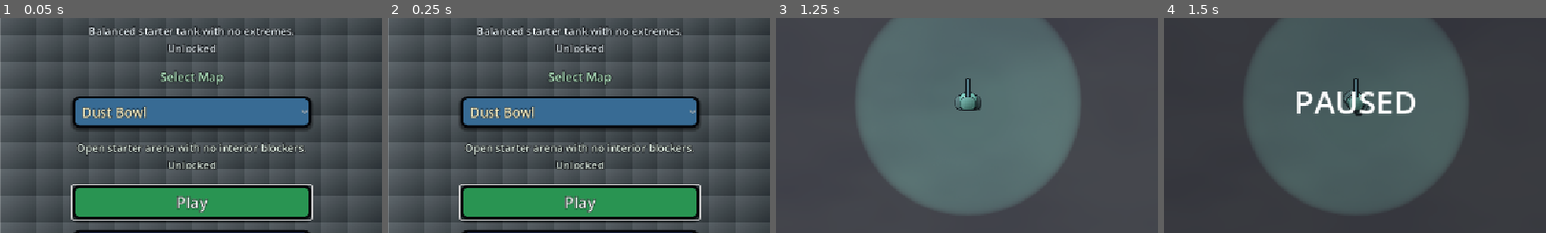
Above: before the commit, frames 1-4 (left to right).
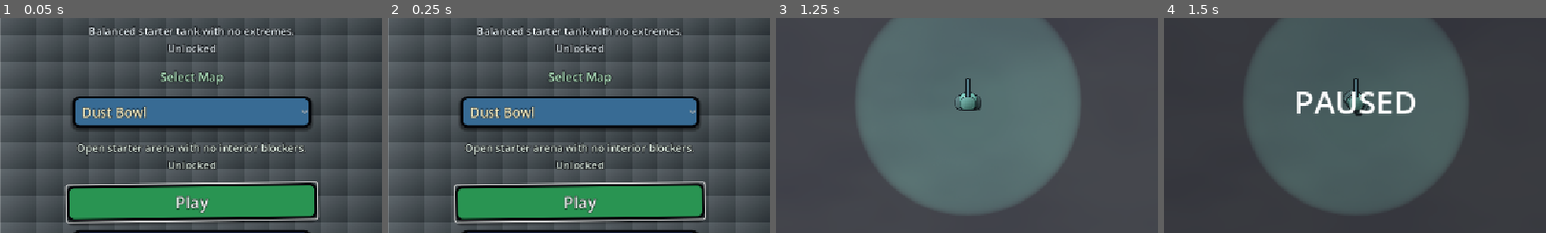
Above: after the commit, the same moments.

Repository: satoshimatos/autonomous-survivor
Game: Godot game, scene res://scenes/core/main_menu.tscn
Two runs of this game, one before a commit and one after it. Both use one fixed random seed, a clock stepped at 60 frames per second and the inputs below.
Inputs (mouse positions are % of the whole screen's width and height, from its top left):
- Up to frame 1 (0.05 s): no input
- Up to frame 2 (0.25 s): no input
- Up to frame 3 (1.25 s): click "Play" at 0.5 s
- Up to frame 4 (1.5 s): tap Enter (ui_accept) at 1.25 s; move the mouse to (72, 45) at 1.27 s; hold D (move_right) from 1.28 s (still down); tap P at 1.35 s; click (72, 45) at 1.42 s
The pictures show only the part of the screen within x 25-75%, y 30-80%; the shares and areas given below are measured in that part.

The runs differ from the first frame. In frame 1, 3.4% of the frame differs, in the area x 16-84%, y 76-97%; in frame 2, 3.2%; in frame 3, nothing differs; in frame 4, nothing differs.

Commit message:
Add global juice feedback pass

Diff:
--- a/scripts/core/main.gd
+++ b/scripts/core/main.gd
@@ -79,6 +79,7 @@
 var map_gimmick_timer: float = 0.0
 var run_completed: bool = false
 var run_was_victory: bool = false
+var projectile_hit_feedback_this_frame: int = 0
 
 const ENEMY = preload("uid://kxdifr4760x4")
 const BROWN_ENEMY = preload("res://scenes/enemies/brown_enemy.tscn")
@@ -220,6 +221,7 @@
 const PROJECTILE_POOL_LIMIT: int = 220
 const PARTICLE_BURST_POOL_LIMIT: int = 48
 const MAX_DAMAGE_NUMBERS_PER_FRAME: int = 18
+const MAX_PROJECTILE_HIT_FEEDBACK_PER_FRAME: int = 10
 const MAX_ACTIVE_PARTICLE_BURSTS: int = 36
 const MAX_ACTIVE_SPLASH_AREAS: int = 24
 const MAX_ACTIVE_BOSS_HAZARDS: int = 18
@@ -463,6 +465,7 @@
 		return
 
 	damage_numbers_this_frame = 0
+	projectile_hit_feedback_this_frame = 0
 	cancel_ai_on_manual_movement_input()
 	low_health_vignette.set_low_health_active(player.health > 0 and player.get_health_ratio() <= 0.4)
 	dynamite_flash.color.a = move_toward(dynamite_flash.color.a, 0.0, 7.0 * delta)
@@ -1736,6 +1739,27 @@
 	spawn_particle_burst($CanvasLayer, burst_position, 18, Color(1, 0.95, 0.08, 1), 220.0, 0.28, Vector2(2.0, 5.0), false)
 
 
+func spawn_projectile_hit_feedback(hit_position: Vector2, is_final_hit: bool, is_splash_hit: bool) -> void:
+	if projectile_hit_feedback_this_frame >= MAX_PROJECTILE_HIT_FEEDBACK_PER_FRAME:
+		return
+	projectile_hit_feedback_this_frame += 1
+	var spark_count := 5
+	var spark_size := Vector2(1.4, 3.2)
+	var spark_speed := 95.0
+	var spark_color := Color(1.0, 0.78, 0.16, 1.0)
+	if is_final_hit:
+		spark_count += 3
+		spark_speed += 45.0
+	if is_splash_hit:
+		spark_count += 5
+		spark_size = Vector2(2.8, 6.0)
+		spark_speed += 90.0
+		spark_color = Color(1.0, 0.42, 0.08, 1.0)
+	spawn_particle_burst(self, hit_position, spark_count, spark_color, spark_speed, 0.16, spark_size, true)
+	if is_splash_hit and is_final_hit:
+		shake_camera(0.08, 1.6)
+
+
 func spawn_particle_burst(parent: Node, burst_position: Vector2, count: int, color: Color, speed: float, duration: float, size_range: Vector2, shrink: bool) -> void:
 	if active_particle_bursts.size() >= MAX_ACTIVE_PARTICLE_BURSTS:
 		return
@@ -1781,6 +1805,7 @@
 	var popup = HEALING_POPUP.instantiate()
 	add_child(popup)
 	popup.configure(world_position, healed_amount)
+	spawn_particle_burst(self, world_position, 12, Color(0.38, 1.0, 0.54, 1.0), 150.0, 0.22, Vector2(2.0, 5.0), true)
 
 
 func _spawn_splash_area(splash_position: Vector2, splash_radius: float, damage: float, enemies: Array[Area2D]) -> void:
@@ -1795,6 +1820,10 @@
 	splash_blast_active = is_mass_splash
 	splash.configure(splash_radius, damage, enemies, not is_mass_splash)
 	splash_blast_active = false
+	if enemies.size() >= 4 or splash_radius >= 90.0:
+		spawn_particle_burst(self, splash_position, 14, Color(1.0, 0.72, 0.18, 1.0), 210.0, 0.22, Vector2(4.0, 9.0), true)
+	if is_mass_splash:
+		shake_camera(0.14, 3.0)
 
 
 func activate_dynamite() -> void:
--- a/scripts/projectiles/projectile.gd
+++ b/scripts/projectiles/projectile.gd
@@ -110,6 +110,7 @@
 	piercing_hp -= 1
 	var is_final_hit := piercing_hp <= 0
 	global_position = hit_position
+	spawn_hit_feedback(hit_position, is_final_hit, splash_radius > 0.0)
 
 	if splash_radius > 0.0:
 		spawn_splash(hit_damage * splash_damage_multiplier)
@@ -207,6 +208,12 @@
 	get_tree().current_scene.call_deferred("_spawn_splash_area", global_position, splash_radius, splash_damage, enemies)
 
 
+func spawn_hit_feedback(hit_position: Vector2, is_final_hit: bool, is_splash_hit: bool) -> void:
+	var main := get_tree().current_scene
+	if main and main.has_method("spawn_projectile_hit_feedback"):
+		main.call_deferred("spawn_projectile_hit_feedback", hit_position, is_final_hit, is_splash_hit)
+
+
 func record_player_damage(amount: int) -> void:
 	if amount <= 0:
 		return
--- a/scripts/ui/ability_menu.gd
+++ b/scripts/ui/ability_menu.gd
@@ -14,6 +14,7 @@
 
 var player: CharacterBody2D
 var ai_pick_in_progress: bool = false
+var selection_locked: bool = false
 var displayed_abilities: Array[Dictionary] = []
 
 var ability_catalog: Array[Dictionary] = [
@@ -65,6 +66,7 @@
 	$CanvasLayer/ColorRect/MarginContainer/VBoxContainer/OptionsRow/AbilityButton3,
 ]
 @onready var detail_label: Label = $CanvasLayer/ColorRect/MarginContainer/VBoxContainer/DetailLabel
+@onready var celebration: Control = $CanvasLayer/ChoiceCelebration
 
 
 func _ready() -> void:
@@ -371,15 +373,45 @@
 
 
 func apply_ability(slot_index: int) -> void:
-	if slot_index >= displayed_abilities.size():
-		return
-
+	if selection_locked or slot_index >= displayed_abilities.size():
+		return
+
+	selection_locked = true
+	await play_selection_feedback(slot_index)
+	if not is_inside_tree():
+		return
 	var method_name := String(displayed_abilities[slot_index].method)
 	if player and player.has_method(method_name):
 		player.call(method_name)
 		if player.has_method("update_evolutions"):
 			player.update_evolutions()
 	complete_selection()
+
+
+func play_selection_feedback(slot_index: int) -> void:
+	for button in ability_buttons:
+		button.disabled = true
+	if slot_index < 0 or slot_index >= ability_buttons.size():
+		return
+
+	update_detail_for_slot(slot_index)
+	var selected_button := ability_buttons[slot_index]
+	var ability := displayed_abilities[slot_index]
+	var rarity := String(ability.get("rarity", "Common"))
+	var accent: Color = RARITY_COLORS.get(rarity, RARITY_COLORS["Common"]) as Color
+	if celebration and celebration.has_method("celebrate_pick"):
+		celebration.call("celebrate_pick", selected_button.get_global_rect().get_center(), accent)
+
+	selected_button.pivot_offset = selected_button.size * 0.5
+	var tween := selected_button.create_tween()
+	tween.set_parallel(true)
+	tween.set_trans(Tween.TRANS_BACK)
+	tween.set_ease(Tween.EASE_OUT)
+	tween.tween_property(selected_button, "scale", Vector2(1.12, 1.12), 0.12)
+	tween.tween_property(selected_button, "rotation", 0.035, 0.12)
+	tween.chain().tween_property(selected_button, "scale", Vector2(1.0, 1.0), 0.16)
+	tween.tween_property(selected_button, "rotation", 0.0, 0.16)
+	await get_tree().create_timer(0.2, true, false, true).timeout
 
 
 func complete_selection() -> void:
--- a/scripts/ui/cartoon_ui_skin.gd
+++ b/scripts/ui/cartoon_ui_skin.gd
@@ -18,6 +18,7 @@
 	button.add_theme_color_override("font_disabled_color", Color(0.55, 0.57, 0.62, 1.0))
 	button.add_theme_color_override("font_outline_color", OUTLINE)
 	button.add_theme_constant_override("outline_size", 4)
+	attach_button_motion(button)
 
 
 static func apply_option_button(button: OptionButton) -> void:
@@ -44,3 +45,34 @@
 	label.add_theme_color_override("font_color", color)
 	label.add_theme_color_override("font_outline_color", OUTLINE)
 	label.add_theme_constant_override("outline_size", 5)
+
+
+static func attach_button_motion(button: Button) -> void:
+	if button.has_meta("juice_motion_connected"):
+		return
+	button.set_meta("juice_motion_connected", true)
+	button.mouse_entered.connect(func(): animate_button(button, Vector2(1.045, 1.045), -0.012, 0.09))
+	button.focus_entered.connect(func(): animate_button(button, Vector2(1.045, 1.045), -0.012, 0.09))
+	button.mouse_exited.connect(func(): animate_button(button, Vector2.ONE, 0.0, 0.12))
+	button.focus_exited.connect(func(): animate_button(button, Vector2.ONE, 0.0, 0.12))
+	button.button_down.connect(func(): animate_button(button, Vector2(0.965, 0.965), 0.018, 0.055))
+	button.button_up.connect(func():
+		var target_scale := Vector2.ONE
+		var target_rotation := 0.0
+		if button.has_focus():
+			target_scale = Vector2(1.045, 1.045)
+			target_rotation = -0.012
+		animate_button(button, target_scale, target_rotation, 0.09)
+	)
+
+
+static func animate_button(button: Button, target_scale: Vector2, target_rotation: float, duration: float) -> void:
+	if button == null or not is_instance_valid(button):
+		return
+	button.pivot_offset = button.size * 0.5
+	var tween := button.create_tween()
+	tween.set_parallel(true)
+	tween.set_trans(Tween.TRANS_BACK)
+	tween.set_ease(Tween.EASE_OUT)
+	tween.tween_property(button, "scale", target_scale, duration)
+	tween.tween_property(button, "rotation", target_rotation, duration)
--- a/scripts/ui/choice_celebration.gd
+++ b/scripts/ui/choice_celebration.gd
@@ -9,8 +9,11 @@
 ]
 @export var particle_count: int = 90
 @export var wave_color: Color = Color(1.0, 0.9, 0.2, 0.18)
+@export var ray_color: Color = Color(1.0, 1.0, 1.0, 0.11)
+@export var bubble_color: Color = Color(1.0, 1.0, 1.0, 0.18)
 
 var particles: Array[Dictionary] = []
+var bursts: Array[Dictionary] = []
 var elapsed: float = 0.0
 
 
@@ -31,6 +34,24 @@
 			"spin": randf_range(-4.0, 4.0),
 			"phase": randf() * TAU,
 			"color": palette[randi_range(0, palette.size() - 1)],
+			"shape": randi_range(0, 2),
+		})
+
+
+func celebrate_pick(origin: Vector2, accent: Color) -> void:
+	for i in range(34):
+		var angle := randf() * TAU
+		var speed := randf_range(160.0, 520.0)
+		bursts.append({
+			"position": origin,
+			"velocity": Vector2.RIGHT.rotated(angle) * speed,
+			"life": randf_range(0.38, 0.7),
+			"max_life": 0.7,
+			"radius": randf_range(3.0, 8.0),
+			"spin": randf_range(-9.0, 9.0),
+			"phase": randf() * TAU,
+			"color": accent.lerp(palette[randi_range(0, palette.size() - 1)], randf_range(0.15, 0.55)),
+			"shape": randi_range(0, 2),
 		})
 
 
@@ -46,17 +67,66 @@
 			position.y = randf_range(-90.0, -12.0)
 			position.x = randf_range(0.0, viewport_size.x)
 		particle.position = position
+	for i in range(bursts.size() - 1, -1, -1):
+		var burst := bursts[i]
+		var position: Vector2 = burst.position
+		var velocity: Vector2 = burst.velocity
+		position += velocity * delta
+		velocity *= 1.0 - min(delta * 2.8, 0.82)
+		velocity.y += 420.0 * delta
+		burst.life = float(burst.life) - delta
+		if float(burst.life) <= 0.0:
+			bursts.remove_at(i)
+			continue
+		burst.position = position
+		burst.velocity = velocity
 	queue_redraw()
 
 
 func _draw() -> void:
 	var viewport_size := get_viewport_rect().size
+	var center := viewport_size * 0.5
+	var ray_count := 18
+	var ray_length: float = maxf(viewport_size.x, viewport_size.y) * 0.78
+	for i in range(ray_count):
+		var angle := elapsed * 0.2 + TAU * float(i) / float(ray_count)
+		var next_angle := angle + TAU / float(ray_count) * 0.42
+		var color: Color = ray_color
+		color.a *= 0.62 + sin(elapsed * 2.0 + float(i)) * 0.24
+		draw_colored_polygon(PackedVector2Array([
+			center,
+			center + Vector2.RIGHT.rotated(angle) * ray_length,
+			center + Vector2.RIGHT.rotated(next_angle) * ray_length,
+		]), color)
 	for i in range(4):
 		var y := viewport_size.y * (0.20 + float(i) * 0.18) + sin(elapsed * 1.4 + float(i)) * 18.0
 		draw_rect(Rect2(Vector2(0.0, y), Vector2(viewport_size.x, 18.0)), wave_color, true)
+	for i in range(7):
+		var bubble_position := Vector2(
+			wrapf(elapsed * (18.0 + float(i) * 7.0) + float(i) * viewport_size.x * 0.17, -70.0, viewport_size.x + 70.0),
+			viewport_size.y * (0.12 + float(i) * 0.12) + sin(elapsed * 1.6 + float(i) * 2.0) * 22.0
+		)
+		draw_circle(bubble_position, 18.0 + float(i % 3) * 8.0, bubble_color)
 	for particle in particles:
-		var position: Vector2 = particle.position
-		var radius := float(particle.radius)
-		var color: Color = particle.color
-		var tilt := Vector2.RIGHT.rotated(elapsed * float(particle.spin) + float(particle.phase)) * radius * 2.2
-		draw_line(position - tilt, position + tilt, color, radius)
+		draw_confetti_particle(particle, 1.0)
+	for burst in bursts:
+		var alpha: float = clampf(float(burst.life) / maxf(float(burst.max_life), 0.001), 0.0, 1.0)
+		draw_confetti_particle(burst, alpha)
+
+
+func draw_confetti_particle(particle: Dictionary, alpha: float) -> void:
+	var position: Vector2 = particle.position
+	var radius := float(particle.radius)
+	var color: Color = particle.color
+	color.a *= alpha
+	var rotation := elapsed * float(particle.spin) + float(particle.phase)
+	match int(particle.get("shape", 0)):
+		0:
+			var tilt := Vector2.RIGHT.rotated(rotation) * radius * 2.2
+			draw_line(position - tilt, position + tilt, color, max(radius, 1.0))
+		1:
+			draw_circle(position, radius * 1.15, color)
+		_:
+			var side := Vector2.RIGHT.rotated(rotation) * radius * 1.8
+			var up := Vector2.UP.rotated(rotation) * radius * 1.2
+			draw_colored_polygon(PackedVector2Array([position - side - up, position + side - up, position + side + up, position - side + up]), color)
--- a/scripts/ui/upgrade.gd
+++ b/scripts/ui/upgrade.gd
@@ -14,6 +14,7 @@
 var player: CharacterBody2D
 var displayed_upgrades: Array[String] = []
 var ai_pick_in_progress: bool = false
+var selection_locked: bool = false
 
 var upgrade_catalog: Dictionary = {
 	"speed": {"title": "+ SPEED", "tag": "MOBILITY", "hint": "Raises tank movement speed.", "synergy": ["magnet", "oil_slick_level"]},
@@ -124,6 +125,7 @@
 	$CanvasLayer/ColorRect/MarginContainer/VBoxContainer/OptionsRow/OptionButton3,
 ]
 @onready var detail_label: Label = $CanvasLayer/ColorRect/MarginContainer/VBoxContainer/DetailLabel
+@onready var celebration: Control = $CanvasLayer/ChoiceCelebration
 
 
 func _ready() -> void:
@@ -518,15 +520,45 @@
 
 
 func apply_upgrade(slot_index: int) -> void:
-	if slot_index >= displayed_upgrades.size():
-		return
-
+	if selection_locked or slot_index >= displayed_upgrades.size():
+		return
+
+	selection_locked = true
+	await play_selection_feedback(slot_index)
+	if not is_inside_tree():
+		return
 	player.apply_upgrade_by_id(displayed_upgrades[slot_index])
 
 	if player.has_method("complete_upgrade_selection"):
 		player.complete_upgrade_selection()
 
 	queue_free()
+
+
+func play_selection_feedback(slot_index: int) -> void:
+	for button in buttons:
+		button.disabled = true
+	if slot_index < 0 or slot_index >= buttons.size():
+		return
+
+	update_detail_for_slot(slot_index)
+	var selected_button := buttons[slot_index]
+	var upgrade_id := displayed_upgrades[slot_index]
+	var rarity := get_upgrade_rarity(upgrade_id)
+	var accent: Color = RARITY_COLORS.get(rarity, RARITY_COLORS["Common"]) as Color
+	if celebration and celebration.has_method("celebrate_pick"):
+		celebration.call("celebrate_pick", selected_button.get_global_rect().get_center(), accent)
+
+	selected_button.pivot_offset = selected_button.size * 0.5
+	var tween := selected_button.create_tween()
+	tween.set_parallel(true)
+	tween.set_trans(Tween.TRANS_BACK)
+	tween.set_ease(Tween.EASE_OUT)
+	tween.tween_property(selected_button, "scale", Vector2(1.12, 1.12), 0.12)
+	tween.tween_property(selected_button, "rotation", -0.035, 0.12)
+	tween.chain().tween_property(selected_button, "scale", Vector2(1.0, 1.0), 0.16)
+	tween.tween_property(selected_button, "rotation", 0.0, 0.16)
+	await get_tree().create_timer(0.2, true, false, true).timeout
 
 
 func pick_random_upgrade() -> void:
Not shown, changed: BACKLOG.md
Not shown, changed: README.md
